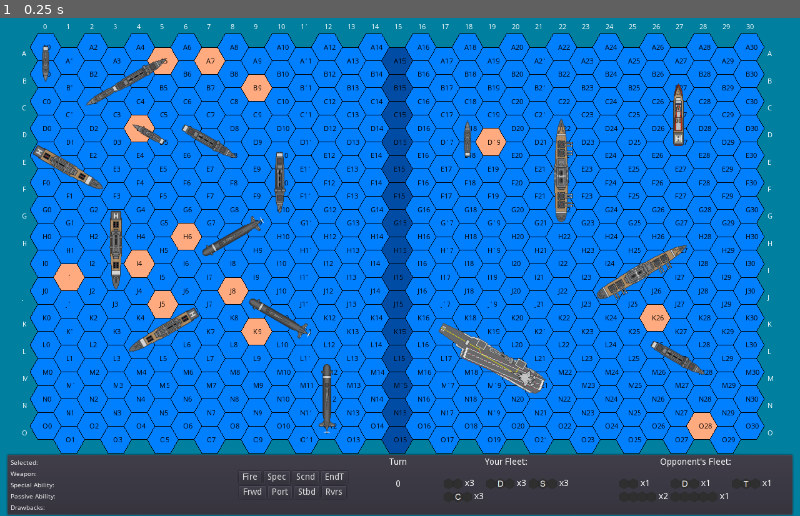
Above: before the commit, frame 1.
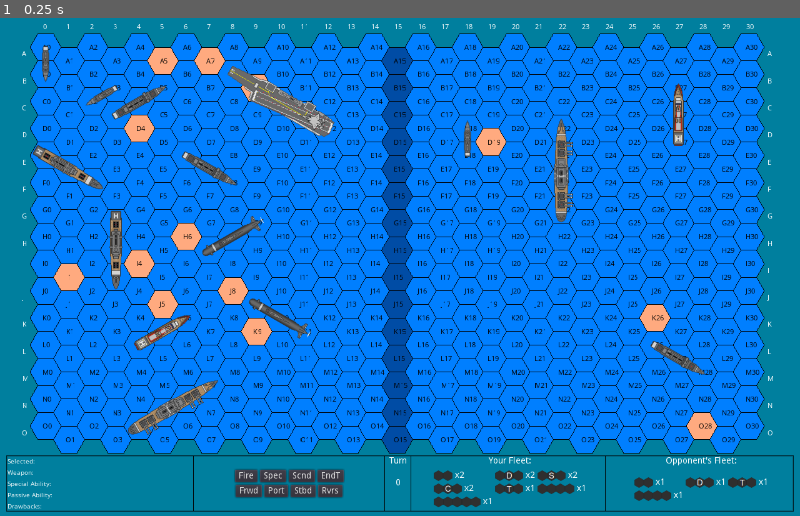
Above: after the commit, the same moment.

Repository: rsucco/flotilla
Game: Godot game, scene res://Root.tscn
The game is run twice, just before and just after one commit, with the same random seed, the same clock (stepped at 60 frames per second) and the same inputs.
Inputs:
- Up to frame 1 (0.25 s): no input

The runs differ from the first frame. In frame 1, 14% of the frame differs, in the area x 0-100%, y 8-100%.

Commit message:
GUI polishing, add custom input actions

Diff:
--- a/GUI.gd
+++ b/GUI.gd
@@ -9,6 +9,9 @@
 	for ship_type in Ship.SHIP_TYPES:
 		ship_icons[ship_type] = load('res://ships/sprites/' + ship_type + '_icon.png')
 	get_parent().gui = self
+
+func _input(event):
+	pass
 
 # Update ShipInfo
 func update_ship_info():
--- a/GUI.tscn
+++ b/GUI.tscn
@@ -1,45 +1,60 @@
-[gd_scene load_steps=3 format=2]
+[gd_scene load_steps=5 format=2]
 
 [ext_resource path="res://font.tres" type="DynamicFont" id=1]
 [ext_resource path="res://GUI.gd" type="Script" id=2]
 
+[sub_resource type="StyleBoxFlat" id=1]
+bg_color = Color( 0, 0.137255, 0.423529, 1 )
+draw_center = false
+border_width_left = 2
+border_width_top = 2
+border_width_right = 2
+border_width_bottom = 2
+border_color = Color( 0, 0, 0, 1 )
+border_blend = true
+
+[sub_resource type="StyleBoxLine" id=2]
+vertical = true
+
 [node name="GUI" type="PanelContainer"]
+margin_top = 2.0
 margin_right = 1260.0
-margin_bottom = 100.0
+margin_bottom = 90.0
 grow_vertical = 0
 size_flags_horizontal = 0
 size_flags_vertical = 0
+custom_styles/panel = SubResource( 1 )
 script = ExtResource( 2 )
 
 [node name="GUIGrid" type="HBoxContainer" parent="."]
-margin_left = 7.0
-margin_top = 7.0
-margin_right = 1253.0
-margin_bottom = 93.0
+margin_left = 2.0
+margin_top = 2.0
+margin_right = 1258.0
+margin_bottom = 88.0
 custom_constants/separation = 5
 alignment = 1
 
 [node name="ShipInfo" type="VBoxContainer" parent="GUIGrid"]
-margin_right = 298.0
-margin_bottom = 86.0
-size_flags_horizontal = 3
+margin_right = 291.0
+margin_bottom = 86.0
+size_flags_horizontal = 11
 
 [node name="Selected" type="Label" parent="GUIGrid/ShipInfo"]
-margin_right = 298.0
+margin_right = 291.0
 margin_bottom = 14.0
 custom_fonts/font = ExtResource( 1 )
 text = "Selected:"
 
 [node name="Weapon" type="Label" parent="GUIGrid/ShipInfo"]
 margin_top = 18.0
-margin_right = 298.0
+margin_right = 291.0
 margin_bottom = 32.0
 custom_fonts/font = ExtResource( 1 )
 text = "Weapon: "
 
 [node name="SpecialAbility" type="Label" parent="GUIGrid/ShipInfo"]
 margin_top = 36.0
-margin_right = 298.0
+margin_right = 291.0
 margin_bottom = 50.0
 custom_fonts/font = ExtResource( 1 )
 text = "Special Ability:"
@@ -47,7 +62,7 @@
 
 [node name="PassiveAbility" type="Label" parent="GUIGrid/ShipInfo"]
 margin_top = 54.0
-margin_right = 298.0
+margin_right = 291.0
 margin_bottom = 68.0
 custom_fonts/font = ExtResource( 1 )
 text = "Passive Ability:"
@@ -55,83 +70,95 @@
 
 [node name="Drawbacks" type="Label" parent="GUIGrid/ShipInfo"]
 margin_top = 72.0
-margin_right = 298.0
+margin_right = 291.0
 margin_bottom = 86.0
 custom_fonts/font = ExtResource( 1 )
 text = "Drawbacks:"
 clip_text = true
 
+[node name="VSeparator0" type="VSeparator" parent="GUIGrid"]
+margin_left = 296.0
+margin_right = 300.0
+margin_bottom = 86.0
+custom_styles/separator = SubResource( 2 )
+
 [node name="Actions" type="VBoxContainer" parent="GUIGrid"]
-margin_left = 303.0
+margin_left = 305.0
+margin_right = 597.0
+margin_bottom = 86.0
+size_flags_horizontal = 3
+size_flags_vertical = 7
+alignment = 1
+
+[node name="Actions" type="HBoxContainer" parent="GUIGrid/Actions"]
 margin_top = 21.0
-margin_right = 601.0
+margin_right = 292.0
+margin_bottom = 41.0
+alignment = 1
+
+[node name="Fire" type="Button" parent="GUIGrid/Actions/Actions"]
+margin_left = 59.0
+margin_right = 95.0
+margin_bottom = 20.0
+text = "Fire"
+
+[node name="SpecialAbility" type="Button" parent="GUIGrid/Actions/Actions"]
+margin_left = 99.0
+margin_right = 141.0
+margin_bottom = 20.0
+text = "Spec"
+
+[node name="SecondaryAbility" type="Button" parent="GUIGrid/Actions/Actions"]
+margin_left = 145.0
+margin_right = 187.0
+margin_bottom = 20.0
+text = "Scnd"
+
+[node name="EndTurn" type="Button" parent="GUIGrid/Actions/Actions"]
+margin_left = 191.0
+margin_right = 233.0
+margin_bottom = 20.0
+text = "EndT"
+
+[node name="Movement" type="HBoxContainer" parent="GUIGrid/Actions"]
+margin_top = 45.0
+margin_right = 292.0
 margin_bottom = 65.0
-size_flags_horizontal = 3
-size_flags_vertical = 6
-alignment = 1
-
-[node name="Actions" type="HBoxContainer" parent="GUIGrid/Actions"]
-margin_right = 298.0
-margin_bottom = 20.0
-alignment = 1
-
-[node name="Fire" type="Button" parent="GUIGrid/Actions/Actions"]
-margin_left = 62.0
-margin_right = 98.0
-margin_bottom = 20.0
-text = "Fire"
-
-[node name="SpecialAbility" type="Button" parent="GUIGrid/Actions/Actions"]
-margin_left = 102.0
+alignment = 1
+
+[node name="Forward" type="Button" parent="GUIGrid/Actions/Movement"]
+margin_left = 60.0
+margin_right = 102.0
+margin_bottom = 20.0
+text = "Frwd"
+
+[node name="Port" type="Button" parent="GUIGrid/Actions/Movement"]
+margin_left = 106.0
 margin_right = 144.0
 margin_bottom = 20.0
-text = "Spec"
-
-[node name="SecondaryAbility" type="Button" parent="GUIGrid/Actions/Actions"]
+text = "Port"
+
+[node name="Starboard" type="Button" parent="GUIGrid/Actions/Movement"]
 margin_left = 148.0
-margin_right = 190.0
-margin_bottom = 20.0
-text = "Scnd"
-
-[node name="EndTurn" type="Button" parent="GUIGrid/Actions/Actions"]
-margin_left = 194.0
-margin_right = 236.0
-margin_bottom = 20.0
-text = "EndT"
-
-[node name="Movement" type="HBoxContainer" parent="GUIGrid/Actions"]
-margin_top = 24.0
-margin_right = 298.0
-margin_bottom = 44.0
-alignment = 1
-
-[node name="Forward" type="Button" parent="GUIGrid/Actions/Movement"]
-margin_left = 63.0
-margin_right = 105.0
-margin_bottom = 20.0
-text = "Frwd"
-
-[node name="Port" type="Button" parent="GUIGrid/Actions/Movement"]
-margin_left = 109.0
-margin_right = 147.0
-margin_bottom = 20.0
-text = "Port"
-
-[node name="Starboard" type="Button" parent="GUIGrid/Actions/Movement"]
-margin_left = 151.0
-margin_right = 191.0
+margin_right = 188.0
 margin_bottom = 20.0
 text = "Stbd"
 
 [node name="Reverse" type="Button" parent="GUIGrid/Actions/Movement"]
-margin_left = 195.0
-margin_right = 234.0
+margin_left = 192.0
+margin_right = 231.0
 margin_bottom = 20.0
 text = "Rvrs"
 
+[node name="VSeparator1" type="VSeparator" parent="GUIGrid"]
+margin_left = 602.0
+margin_right = 606.0
+margin_bottom = 86.0
+custom_styles/separator = SubResource( 2 )
+
 [node name="TurnNumber" type="VBoxContainer" parent="GUIGrid"]
-margin_left = 606.0
-margin_right = 634.0
+margin_left = 611.0
+margin_right = 639.0
 margin_bottom = 86.0
 size_flags_horizontal = 0
 
@@ -150,50 +177,62 @@
 align = 1
 valign = 1
 
+[node name="VSeparator2" type="VSeparator" parent="GUIGrid"]
+margin_left = 644.0
+margin_right = 648.0
+margin_bottom = 86.0
+custom_styles/separator = SubResource( 2 )
+
 [node name="Spacer" type="VBoxContainer" parent="GUIGrid"]
-margin_left = 639.0
-margin_right = 639.0
+margin_left = 653.0
+margin_right = 653.0
 margin_bottom = 86.0
 size_flags_horizontal = 4
 
 [node name="YourFleet" type="VBoxContainer" parent="GUIGrid"]
-margin_left = 644.0
-margin_right = 942.0
+margin_left = 658.0
+margin_right = 950.0
 margin_bottom = 86.0
 size_flags_horizontal = 3
 alignment = 1
 
 [node name="YourFleetText" type="Label" parent="GUIGrid/YourFleet"]
-margin_right = 298.0
+margin_right = 292.0
 margin_bottom = 14.0
 text = "Your Fleet:"
 align = 1
 
 [node name="YourFleetIcons" type="GridContainer" parent="GUIGrid/YourFleet"]
-margin_left = 149.0
+margin_left = 146.0
 margin_top = 52.0
-margin_right = 149.0
+margin_right = 146.0
 margin_bottom = 52.0
 size_flags_horizontal = 4
 size_flags_vertical = 6
 columns = 3
 
+[node name="VSeparator3" type="VSeparator" parent="GUIGrid"]
+margin_left = 955.0
+margin_right = 959.0
+margin_bottom = 86.0
+custom_styles/separator = SubResource( 2 )
+
 [node name="OpponentFleet" type="VBoxContainer" parent="GUIGrid"]
-margin_left = 947.0
-margin_right = 1246.0
+margin_left = 964.0
+margin_right = 1256.0
 margin_bottom = 86.0
 size_flags_horizontal = 3
 
 [node name="OpponentFleetText" type="Label" parent="GUIGrid/OpponentFleet"]
-margin_right = 299.0
+margin_right = 292.0
 margin_bottom = 14.0
 text = "Opponent's Fleet:"
 align = 1
 
 [node name="OpponentFleetIcons" type="GridContainer" parent="GUIGrid/OpponentFleet"]
-margin_left = 149.0
+margin_left = 146.0
 margin_top = 52.0
-margin_right = 149.0
+margin_right = 146.0
 margin_bottom = 52.0
 size_flags_horizontal = 4
 size_flags_vertical = 6
--- a/Root.gd
+++ b/Root.gd
@@ -14,14 +14,16 @@
 	font.font_data = load("res://opensans.ttf")
 	font.size = 11
 	grid = Grid.new()
-	for i in range(3):
+	for i in range(2):
 		add_ship('Corvette', i * 2, i + 1, i * 60 + 180, 0)
-		add_ship('Destroyer', i * 3 + 4, i * 2 + 1, i * 60 + 60, 0)
+		add_ship('Destroyer', i * 3 + 4, i * 2 + 2, i * 60 + 60, 0)
 		add_ship('Cruiser', i * 2 + 1, i * 3 + 4, i * 60 + 120, 0)
 		add_ship('Submarine', i * 2 + 8, i * 3 + 7, i * 60 + 240, 0)
 		if i > 0:
 			add_ship('Battleship', i * 4 + 18, i * 4, i * 60 + 300, 1)
-	add_ship('Carrier', 19, 11, 300, 1)
+	add_ship('Battleship', 6, 13, 60, 0)
+	add_ship('SupplyTender', 5, 10, 60, 0)
+	add_ship('Carrier', 10, 2, 300, 0)
 	add_ship('SupplyTender', 27, 2, 0, 1)
 	add_ship('Corvette', 18, 3, 0, 1)
 	add_ship('Destroyer', 27, 11, 120, 1)
--- a/Root.tscn
+++ b/Root.tscn
@@ -8,6 +8,6 @@
 
 [node name="GUI" parent="." instance=ExtResource( 1 )]
 margin_left = 10.0
-margin_top = 700.0
+margin_top = 705.0
 margin_right = 1270.0
-margin_bottom = 800.0
+margin_bottom = 793.0
--- a/project.godot
+++ b/project.godot
@@ -94,6 +94,57 @@
 
 common/drop_mouse_on_gui_input_disabled=true
 
+[input]
+
+action_fire={
+"deadzone": 0.5,
+"events": [ Object(InputEventJoypadButton,"resource_local_to_scene":false,"resource_name":"","device":0,"button_index":0,"pressure":0.0,"pressed":false,"script":null)
+, Object(InputEventKey,"resource_local_to_scene":false,"resource_name":"","device":0,"alt":false,"shift":false,"control":false,"meta":false,"command":false,"pressed":false,"scancode":70,"physical_scancode":0,"unicode":0,"echo":false,"script":null)
+ ]
+}
+action_special={
+"deadzone": 0.5,
+"events": [ Object(InputEventKey,"resource_local_to_scene":false,"resource_name":"","device":0,"alt":false,"shift":false,"control":false,"meta":false,"command":false,"pressed":false,"scancode":82,"physical_scancode":0,"unicode":0,"echo":false,"script":null)
+, Object(InputEventJoypadButton,"resource_local_to_scene":false,"resource_name":"","device":0,"button_index":1,"pressure":0.0,"pressed":false,"script":null)
+ ]
+}
+action_secondary={
+"deadzone": 0.5,
+"events": [ Object(InputEventKey,"resource_local_to_scene":false,"resource_name":"","device":0,"alt":false,"shift":false,"control":false,"meta":false,"command":false,"pressed":false,"scancode":84,"physical_scancode":0,"unicode":0,"echo":false,"script":null)
+, Object(InputEventJoypadButton,"resource_local_to_scene":false,"resource_name":"","device":0,"button_index":3,"pressure":0.0,"pressed":false,"script":null)
+ ]
+}
+action_end_turn={
+"deadzone": 0.5,
+"events": [ Object(InputEventKey,"resource_local_to_scene":false,"resource_name":"","device":0,"alt":false,"shift":false,"control":false,"meta":false,"command":false,"pressed":false,"scancode":69,"physical_scancode":0,"unicode":0,"echo":false,"script":null)
+, Object(InputEventJoypadButton,"resource_local_to_scene":false,"resource_name":"","device":0,"button_index":2,"pressure":0.0,"pressed":false,"script":null)
+ ]
+}
+action_forward={
+"deadzone": 0.5,
+"events": [ Object(InputEventKey,"resource_local_to_scene":false,"resource_name":"","device":0,"alt":false,"shift":false,"control":false,"meta":false,"command":false,"pressed":false,"scancode":87,"physical_scancode":0,"unicode":0,"echo":false,"script":null)
+, Object(InputEventJoypadButton,"resource_local_to_scene":false,"resource_name":"","device":0,"button_index":12,"pressure":0.0,"pressed":false,"script":null)
+ ]
+}
+action_port={
+"deadzone": 0.5,
+"events": [ Object(InputEventKey,"resource_local_to_scene":false,"resource_name":"","device":0,"alt":false,"shift":false,"control":false,"meta":false,"command":false,"pressed":false,"scancode":65,"physical_scancode":0,"unicode":0,"echo":false,"script":null)
+, Object(InputEventJoypadButton,"resource_local_to_scene":false,"resource_name":"","device":0,"button_index":14,"pressure":0.0,"pressed":false,"script":null)
+ ]
+}
+action_starboard={
+"deadzone": 0.5,
+"events": [ Object(InputEventKey,"resource_local_to_scene":false,"resource_name":"","device":0,"alt":false,"shift":false,"control":false,"meta":false,"command":false,"pressed":false,"scancode":68,"physical_scancode":0,"unicode":0,"echo":false,"script":null)
+, Object(InputEventJoypadButton,"resource_local_to_scene":false,"resource_name":"","device":0,"button_index":15,"pressure":0.0,"pressed":false,"script":null)
+ ]
+}
+action_reverse={
+"deadzone": 0.5,
+"events": [ Object(InputEventKey,"resource_local_to_scene":false,"resource_name":"","device":0,"alt":false,"shift":false,"control":false,"meta":false,"command":false,"pressed":false,"scancode":83,"physical_scancode":0,"unicode":0,"echo":false,"script":null)
+, Object(InputEventJoypadButton,"resource_local_to_scene":false,"resource_name":"","device":0,"button_index":13,"pressure":0.0,"pressed":false,"script":null)
+ ]
+}
+
 [physics]
 
 common/enable_pause_aware_picking=true
--- a/ships/Submarine.gd
+++ b/ships/Submarine.gd
@@ -13,4 +13,4 @@
 	self.special = 'Nuclear Strike (10 turns)'
 	self.secondary = 'Sonar Pulse (1 turn)'
 	self.passive = 'Can only be hit by surface units on center hex'
-	self.drawback = 'Sink instantly when hit in center hex or when hit by ASW Strike, mine, or another sub'
+	self.drawback = 'Sinks instantly when hit in center hex or by ASW Strike, mine, or another sub'
